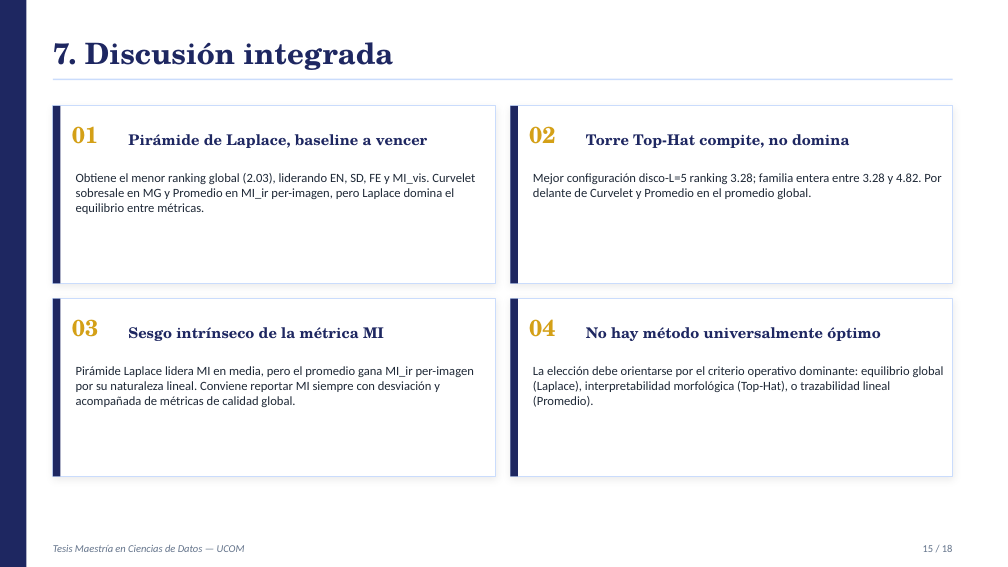
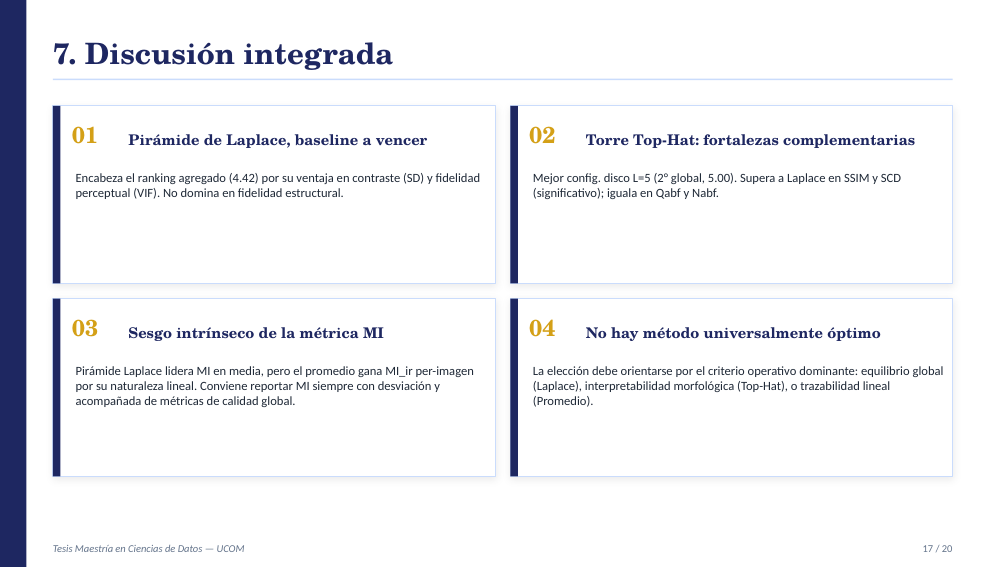
Before and after one commit to YanBajac/TFM_Fusion_Imagenes_Propuesta_Oficial, a slide deck: slide 17 of docs/Tesis_Avance_Presentacion.pptx (slide 15 before the commit). Drawn at 1008x567 pixels with LibreOffice and Linux fonts; fonts in the diff are those of the drawing. Boxes give left, top, right and bottom in pixels: in the first picture for what was removed or moved away, otherwise in the second. Text is boxed around its words. In the diff, an @@ line names an element or a change of style, - is before the commit and + after.

Commit message:
Métricas estándar de fusión, variante Black Top-Hat y evaluación orientada a detección
Métricas (src/metrics/evaluators.py)
  * Se agregan 6 métricas estándar de calidad de fusión: SF, Qabf, Nabf,
    SSIM, SCD y VIF (con METRIC_DIRECTION). VIF acelerado con fftconvolve.

Método y experimentos
  * run_all_fusions.py: variantes con Black Top-Hat (WTH+BTH) y runner reanudable.
  * run_stats_analysis.py: Friedman + Wilcoxon (Holm) + tamaño de efecto y ranking
    con dirección por métrica (12 métricas, 11 métodos).
  * make_figures_v2.py / make_schema_figure.py: figuras nuevas y esquema con rama BTH.

Hallazgos
  * Top-Hat WTH (disco L5) supera a Laplace en SSIM y SCD; empata en Qabf/Nabf.
  * Black Top-Hat sube contraste pero degrada calidad y dispara artefactos (Nabf):
    no recomendado por defecto.

Evaluación orientada a tarea (detección)
  * experiments/detection/: run_detection_eval.py (YOLO o HOG offline) y
    stats_detection.py.
  * notebooks 04 (YOLO+Roboflow) y 05 (Keras) listos para Colab; metodología y
    definición de métricas en docs/reportes_finales/metodologia_evaluacion_deteccion.md.

Documentos
  * Tesis_Borrador.docx: fórmula WTH+BTH, 12 métricas, ranking nuevo, tablas, figuras,
    SUMMARY, siglas, referencias y apéndice C actualizados.
  * Presentaciones de avance y divulgativa actualizadas.
  * .gitignore: excluye backups, zips y temporales.

```diff
--- a/docs/Tesis_Avance_Presentacion.pptx
+++ b/docs/Tesis_Avance_Presentacion.pptx
@@ text at bbox=[586, 134, 915, 148]: text changed @@
-Torre Top-Hat compite, no domina
+Torre Top-Hat: fortalezas complementarias
@@ text at bbox=[76, 173, 481, 199]: text changed @@
-Obtiene el menor ranking global (2.03), liderando EN, SD, FE y MI_vis. Curvelet sobresale en MG y Promedio en MI_ir per-imagen, pero Laplace domina el equilibrio entre métricas.
+Encabeza el ranking agregado (4.42) por su ventaja en contraste (SD) y fidelidad perceptual (VIF). No domina en fidelidad estructural.
@@ text at bbox=[533, 173, 901, 199]: text changed @@
-Mejor configuración disco-L=5 ranking 3.28; familia entera entre 3.28 y 4.82. Por delante de Curvelet y Promedio en el promedio global.
+Mejor config. disco L=5 (2° global, 5.00). Supera a Laplace en SSIM y SCD (significativo); iguala en Qabf y Nabf.
@@ text at bbox=[923, 545, 953, 552]: text changed @@
-15 / 18
+17 / 20
```
Also in this commit, not shown: 15 other slides changed, 2 slides added, 39 other files.
